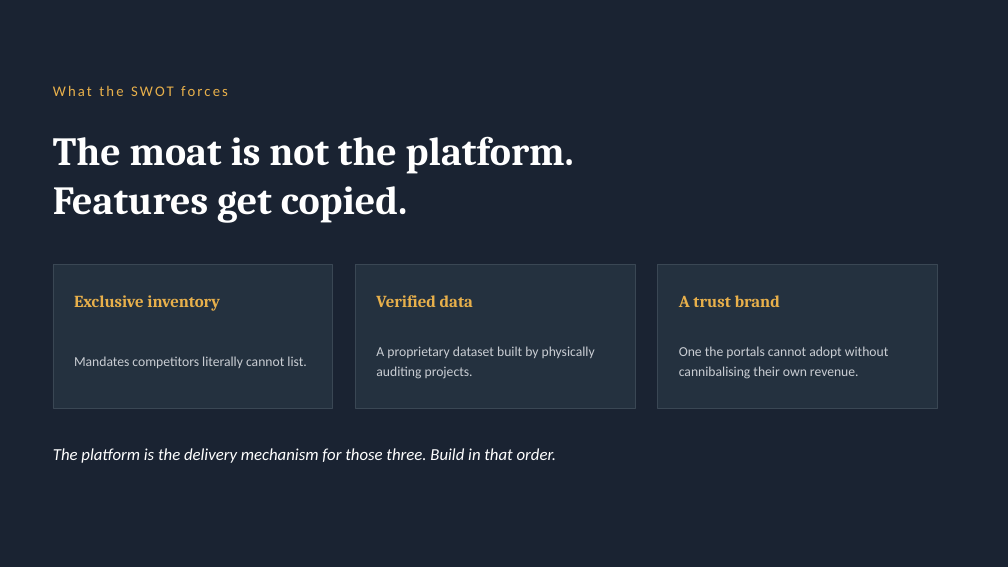
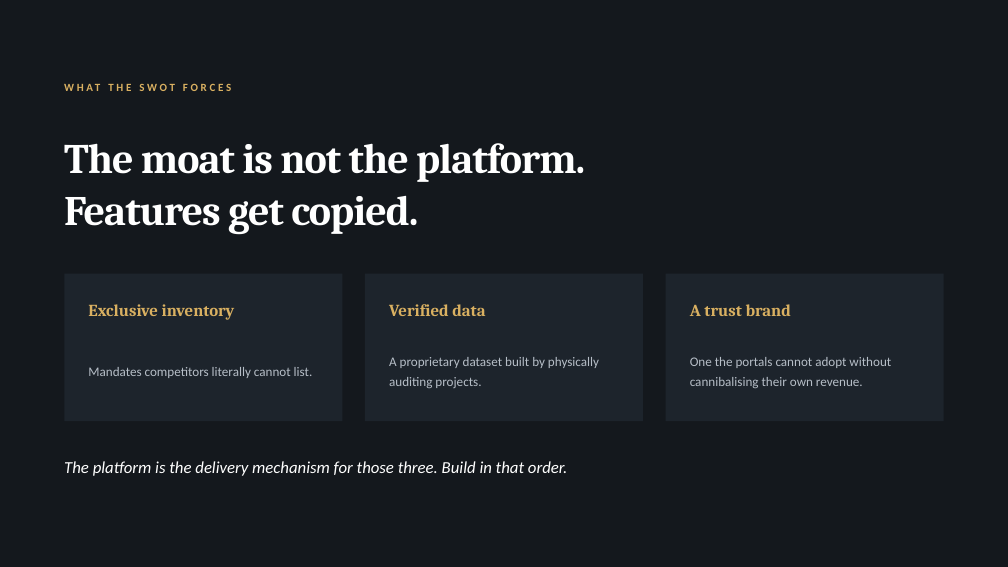
Before and after one commit to productionx-in/OTHO-REALTY, a slide deck: slide 12 of deck/Building_OTHO_ProductionX.pptx. Drawn at 1008x567 pixels with LibreOffice and Linux fonts; fonts in the diff are those of the drawing. Boxes give left, top, right and bottom in pixels: in the first picture for what was removed or moved away, otherwise in the second. Text is boxed around its words. In the diff, an @@ line names an element or a change of style, - is before the commit and + after.

```diff
--- a/deck/Building_OTHO_ProductionX.pptx
+++ b/deck/Building_OTHO_ProductionX.pptx
@@ background #1A2332 to #14181D @@
@@ text at [53,85,228,96]: text changed; size 14 to 10.5 pt; text colour #E8B04B to #D9B061; bold on @@
-What the SWOT forces
+WHAT THE SWOT FORCES
@@ text "The moat is not the ...": place and size @@
-text "The moat is not the ..." at [53,136,574,223]
+text "The moat is not the ..." at [64,143,585,235]
@@ text "The moat is not the ..." at [64,143,585,235]: size 38 to 40 pt, letter spacing 0 to -0.9 pt; line spacing 46pt to 50pt @@
@@ fill #24313F to #1D242C; outline #3A4754 0.5 pt to none in 3 elements at [666,274,944,421], [365,274,644,421], [64,274,343,421] @@
@@ rectangle: place and size @@
-rectangle at [53,265,333,408]
+rectangle at [64,274,343,421]
@@ text colour #E8B04B to #D9B061 in 3 elements at [690,304,791,316], [389,304,485,316], [88,304,235,320] @@
@@ text "Exclusive inventory": place and size @@
-text "Exclusive inventory" at [74,295,220,311]
+text "Exclusive inventory" at [88,304,235,320]
@@ rectangle: place and size @@
-rectangle at [355,265,635,408]
+rectangle at [365,274,644,421]
@@ text "Verified data": place and size @@
-text "Verified data" at [376,295,473,307]
+text "Verified data" at [389,304,485,316]
@@ rectangle: place and size @@
-rectangle at [658,265,938,408]
+rectangle at [666,274,944,421]
@@ text "A trust brand": place and size @@
-text "A trust brand" at [679,295,780,307]
+text "A trust brand" at [690,304,791,316]
@@ size 13 to 12.5 pt, text colour #C9CDD3 to #B6BEC7 in 3 elements at [690,357,891,388], [389,357,599,388], [88,367,313,378] @@
@@ text "Mandates competitors literally cannot list.": place and size @@
-text "Mandates competitors literally cannot list." at [74,356,306,368]
+text "Mandates competitors literally cannot list." at [88,367,313,378]
@@ text "A proprietary dataset built by ...": place and size @@
-text "A proprietary dataset built by ..." at [376,346,595,379]
+text "A proprietary dataset built by ..." at [389,357,599,388]
@@ text "One the portals cannot adopt ...": place and size @@
-text "One the portals cannot adopt ..." at [679,346,888,379]
+text "One the portals cannot adopt ..." at [690,357,891,388]
@@ text "The platform is the delivery ...": place and size @@
-text "The platform is the delivery ..." at [53,448,557,463]
+text "The platform is the delivery ..." at [64,461,568,476]
```
Also in this commit, not shown: 32 other slides changed, 2 other files.
